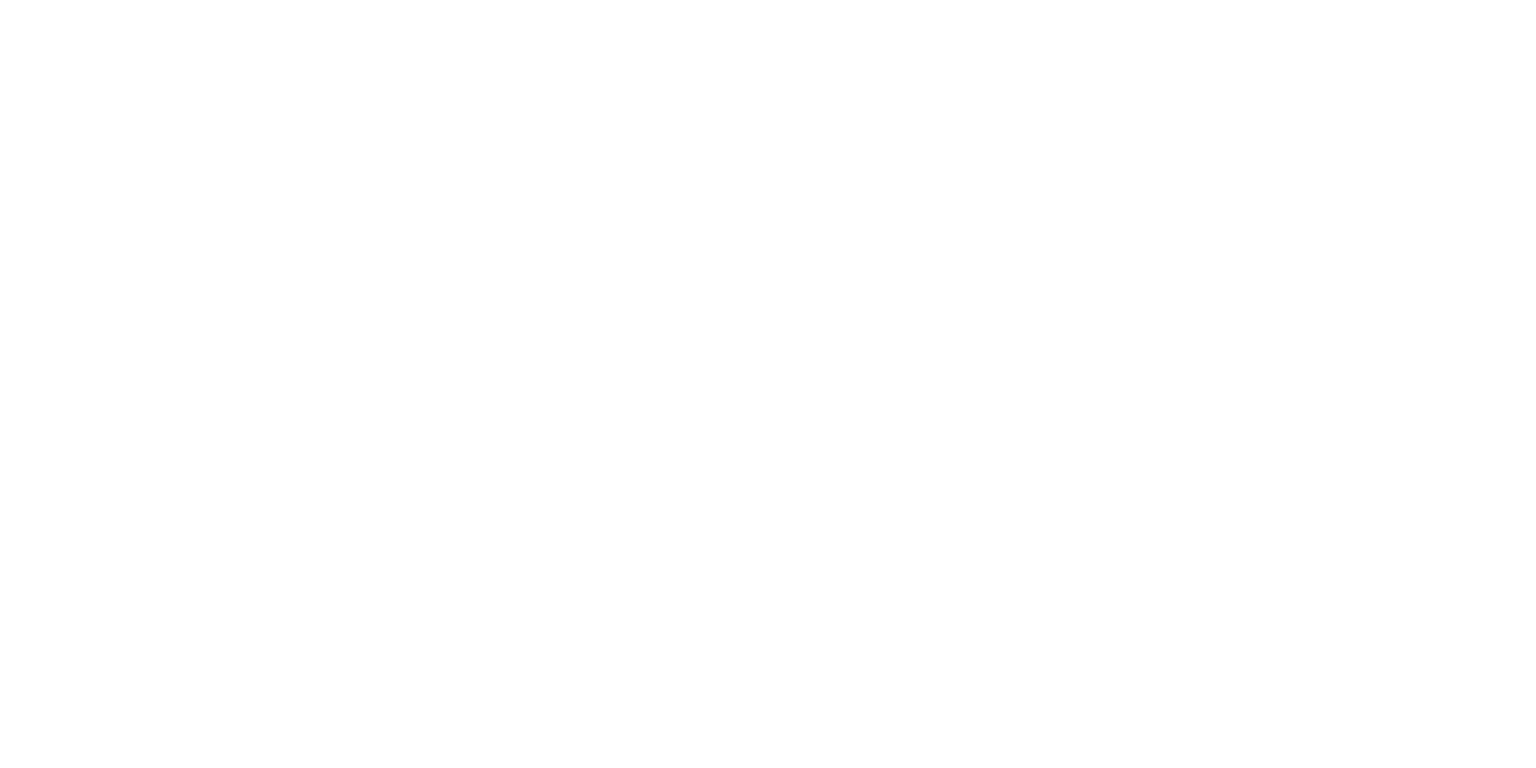
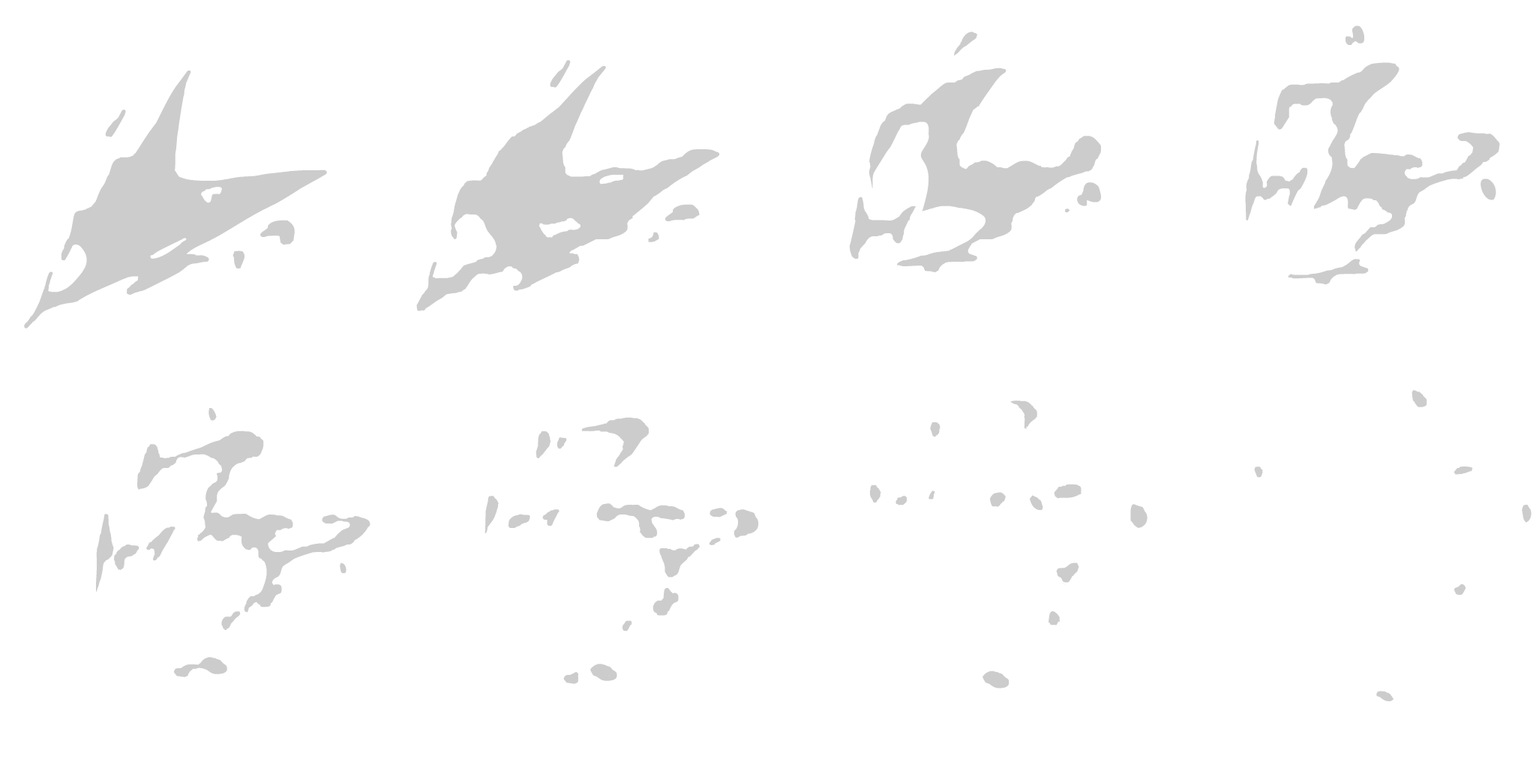
Two versions of the same layered image (1536 x 768). Layer-by-layer changes:
added layer "CharaterBloodSplatter_8" (1st of 2) above "CharaterBloodSplatter_7" over left=1253, top=389, right=1532, bottom=702
added layer "CharaterBloodSplatter_7" (1st of 2) above "CharaterBloodSplatter_6" over left=869, top=400, right=1148, bottom=689
added layer "CharaterBloodSplatter_6" (1st of 2) above "CharaterBloodSplatter_5" over left=484, top=416, right=759, bottom=684
added layer "CharaterBloodSplatter_5" (1st of 2) above "CharaterBloodSplatter_4" over left=95, top=407, right=371, bottom=678
added layer "CharaterBloodSplatter_4" (1st of 2) above "CharaterBloodSplatter_3" over left=1244, top=25, right=1500, bottom=285
added layer "CharaterBloodSplatter_3" (1st of 2) above "CharaterBloodSplatter_2" over left=848, top=31, right=1101, bottom=273
added layer "CharaterBloodSplatter_2" (1st of 2) above "CharaterBloodSplatter_1" over left=416, top=59, right=720, bottom=312
added layer "CharaterBloodSplatter_1" (1st of 2) above "white" over left=23, top=70, right=327, bottom=329
moved "CharaterBloodSplatter_1" (2nd of 2, in "white") into group "white" over left=23, top=70, right=327, bottom=329
moved "CharaterBloodSplatter_8" (2nd of 2, in "white") into group "white" over left=1253, top=389, right=1532, bottom=702
moved "CharaterBloodSplatter_7" (2nd of 2, in "white") into group "white" over left=869, top=400, right=1148, bottom=689
moved "CharaterBloodSplatter_6" (2nd of 2, in "white") into group "white" over left=484, top=416, right=759, bottom=684
moved "CharaterBloodSplatter_5" (2nd of 2, in "white") into group "white" over left=95, top=407, right=371, bottom=678
moved "CharaterBloodSplatter_4" (2nd of 2, in "white") into group "white" over left=1244, top=25, right=1500, bottom=285
moved "CharaterBloodSplatter_2" (2nd of 2, in "white") into group "white" over left=416, top=59, right=720, bottom=312
…and 1 more changes (1 stack)
